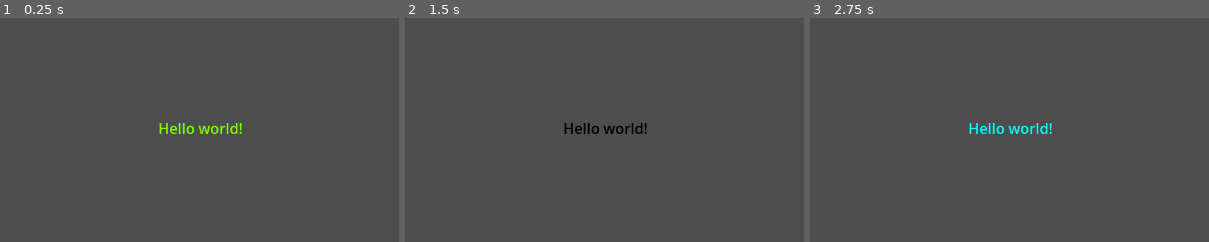
Above: before the commit, frames 1-3 (left to right).
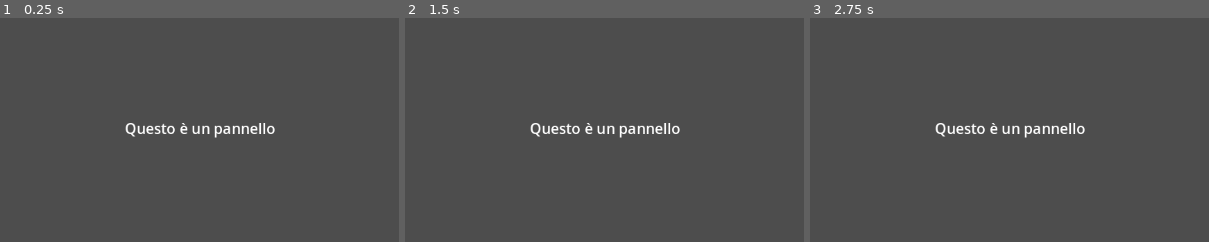
Above: after the commit, the same moments.

Repository: FrancescoBergonzini/First_Game
Game: Godot game, scene res://main.tscn
The game is run twice, just before and just after one commit, with the same random seed, the same clock (stepped at 60 frames per second) and the same inputs.
Inputs:
- Up to frame 1 (0.25 s): no input
- Up to frame 2 (1.5 s): tap Enter at 0.5 s; hold Space (my_action) 0.53-1.28 s; tap Space (my_action) at 1.35 s
- Up to frame 3 (2.75 s): tap Enter at 2 s; hold Space (my_action) from 2.03 s (still down)
The pictures show only the part of the screen within x 25-75%, y 25-75%; the shares and areas given below are measured in that part.

The runs differ from the first frame. In frame 1, 1.2% of the frame differs, in the area x 31-69%, y 46-54%; in frame 2, 1.1%; in frame 3, 1.2%.

Commit message:
variables 1.0

Diff:
--- a/main.gd
+++ b/main.gd
@@ -1,14 +1,18 @@
 extends Node
 
+var health = 100;
+var damage = 1;
 
-# Called when the node enters the scene tree for the first time.
 func _ready():
-		$Label.text = "Hello world!"
-		$Label.modulate = Color.CHARTREUSE
+	health = 40
+	health = health * health
+	print_health()
 
-func _input(event):
+func  _input(event):
 	if event.is_action_pressed("my_action"):
-		$Label.modulate = Color.AQUA
+		health -= damage;
+		print_health()
 
-	if event.is_action_released("my_action"):
-		$Label.modulate = Color.BLACK
+#helpers
+func print_health():
+	print(health)
